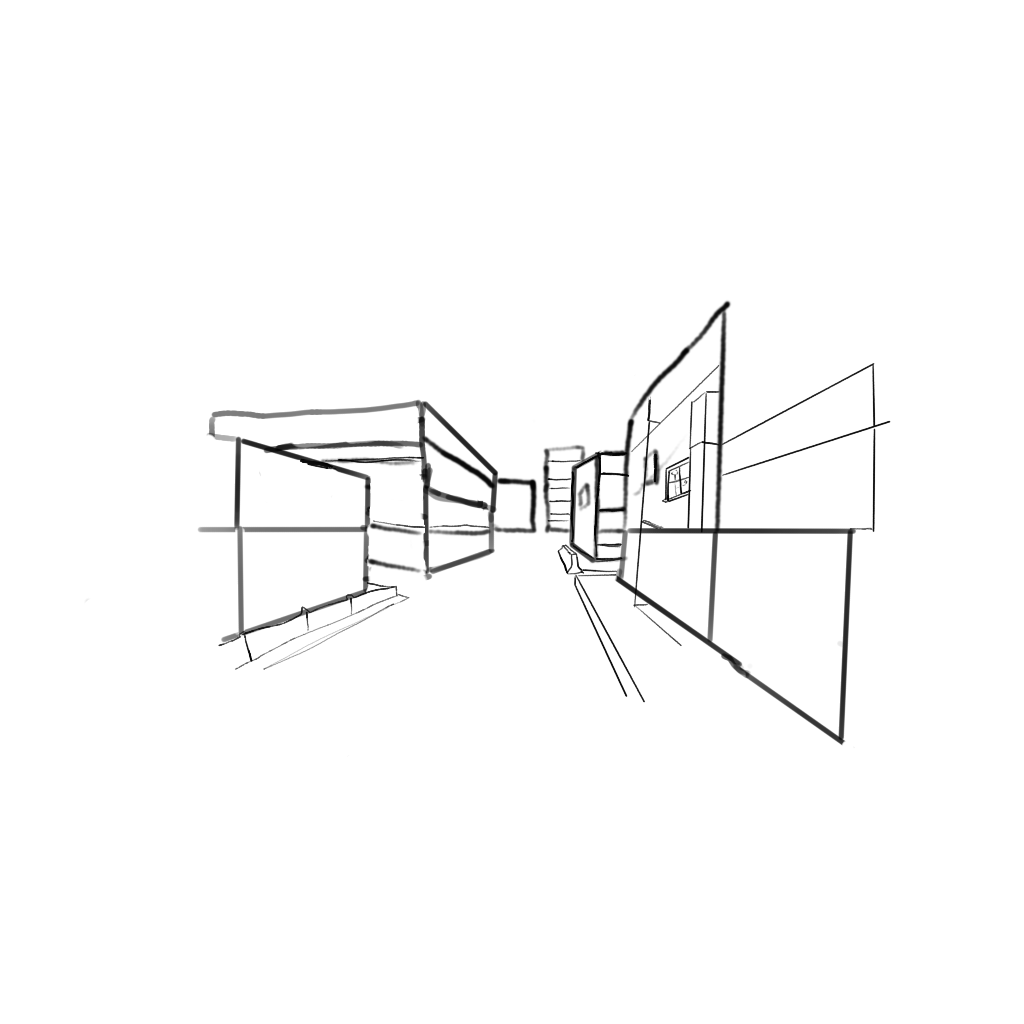
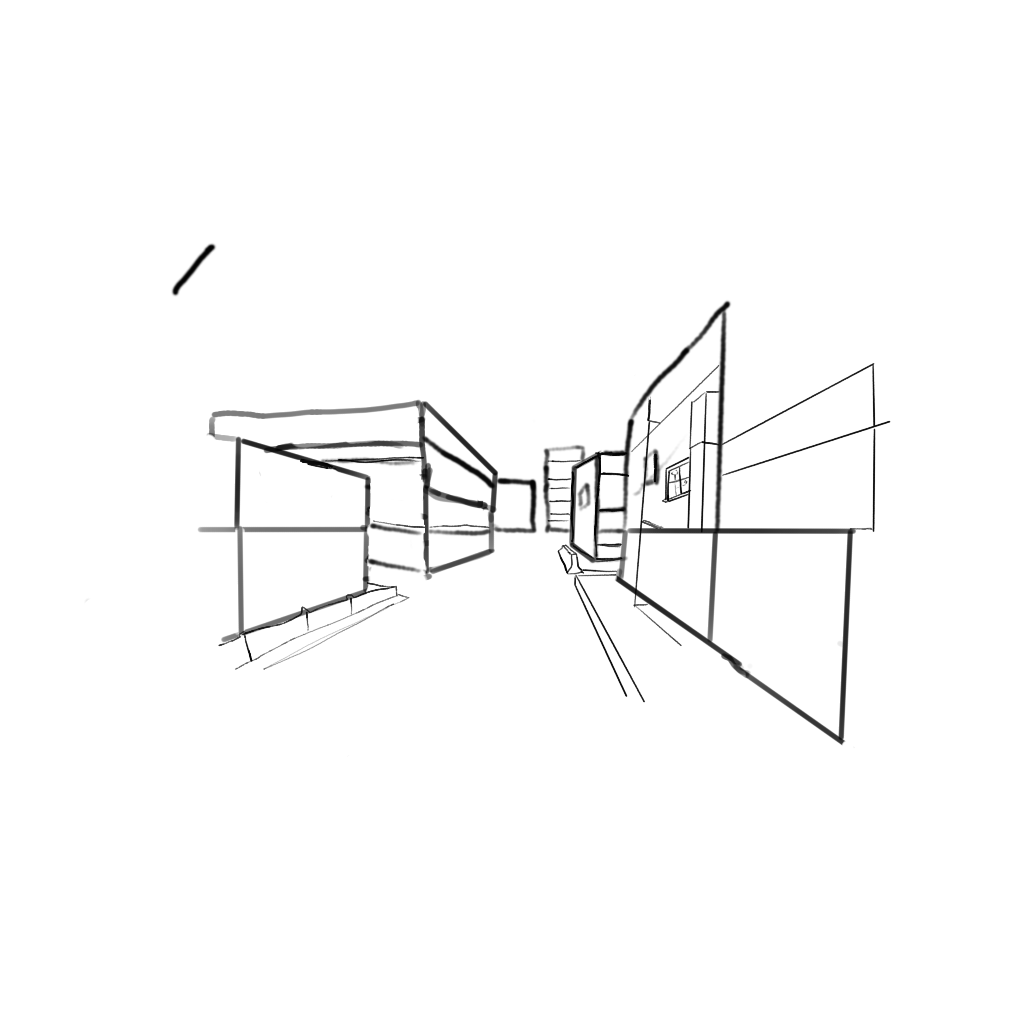
Layered file, before and after one edit (1024 × 1024). Changes by layer:
painted on "Building outline" over [171, 242, 217, 297]
painted on "Grid Layer" over [171, 242, 217, 297]
